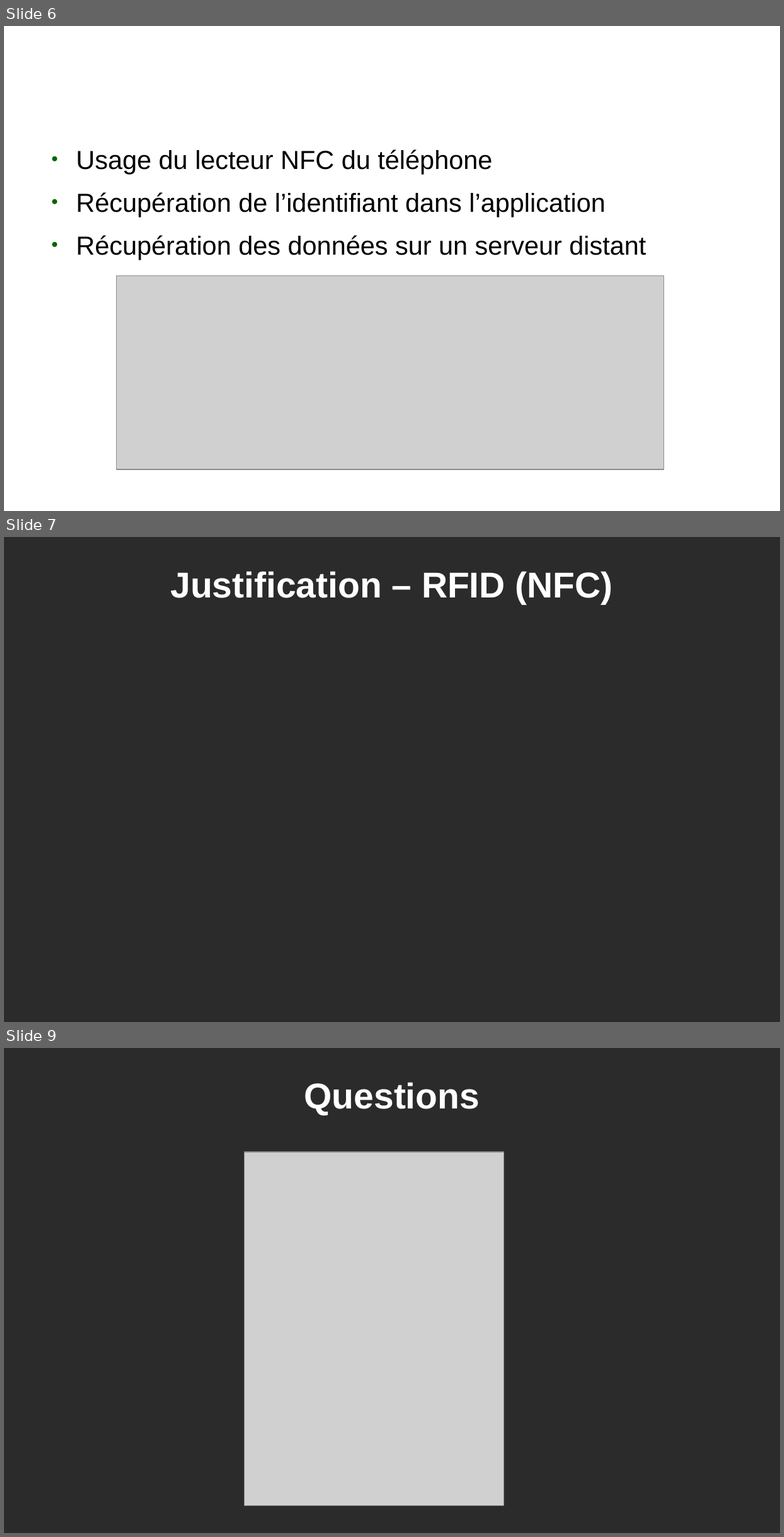
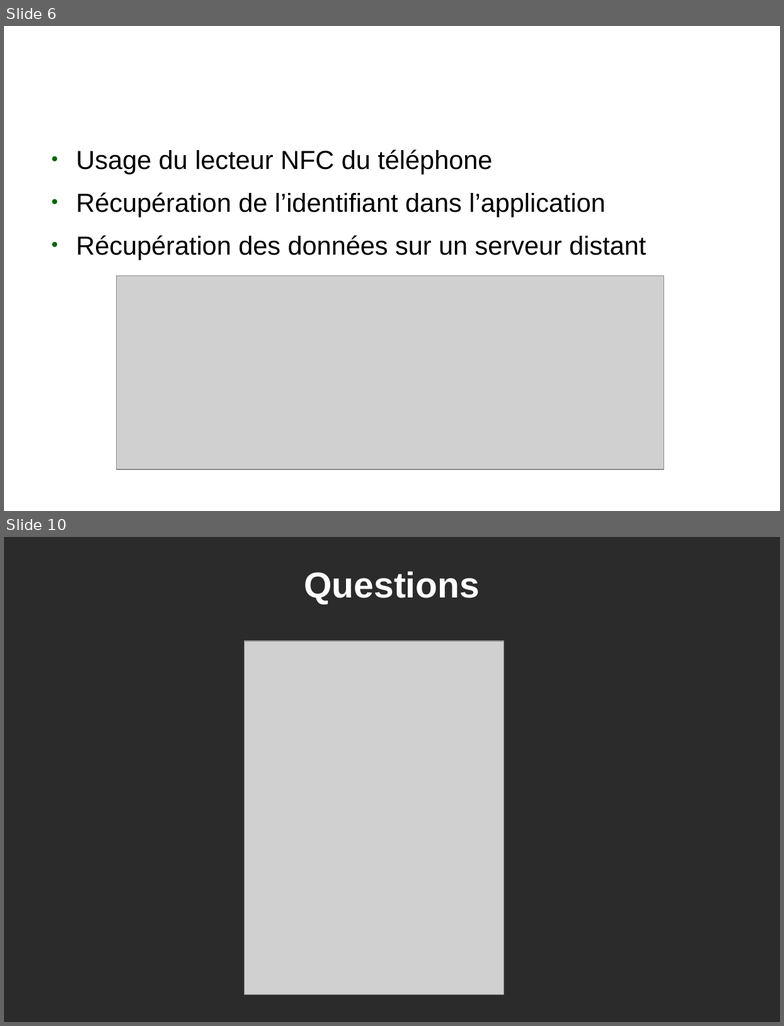
Before and after one commit to claudiosousa/hepia-projects-index-botanic, a slide deck: presentation/presentation.odp. Shown one above the other, each under a label of ours: slides 6, 7 and 9 before the commit, slides 6 and 10 after it; the slides between them are not shown. The pictures are 784x1537 and 784x1026 pixels, drawn with LibreOffice and Linux fonts; fonts in the diff are those of the drawing; grey boxes stand for pictures; background and template pictures are left out; a plain dark background stands for a picture behind light text. Boxes give left, top, right and bottom in pixels: in the first picture for what was removed or moved away, otherwise in the second. Text is boxed around its words. In the diff, an @@ line names an element or a change of style, - is before the commit and + after.

```diff
--- a/presentation/presentation.odp
+++ b/presentation/presentation.odp
@@ slide 7 removed at (4, 537, 780, 1022), background picture (left out) @@
@@ title removed at (170, 571, 613, 604) @@
-Justification – RFID (NFC)
@@ what was slide 9 is now slide 10 @@
```
Also in this commit, not shown: 3 slides changed, 3 slides added, 1 other slide removed, 5 other files.
